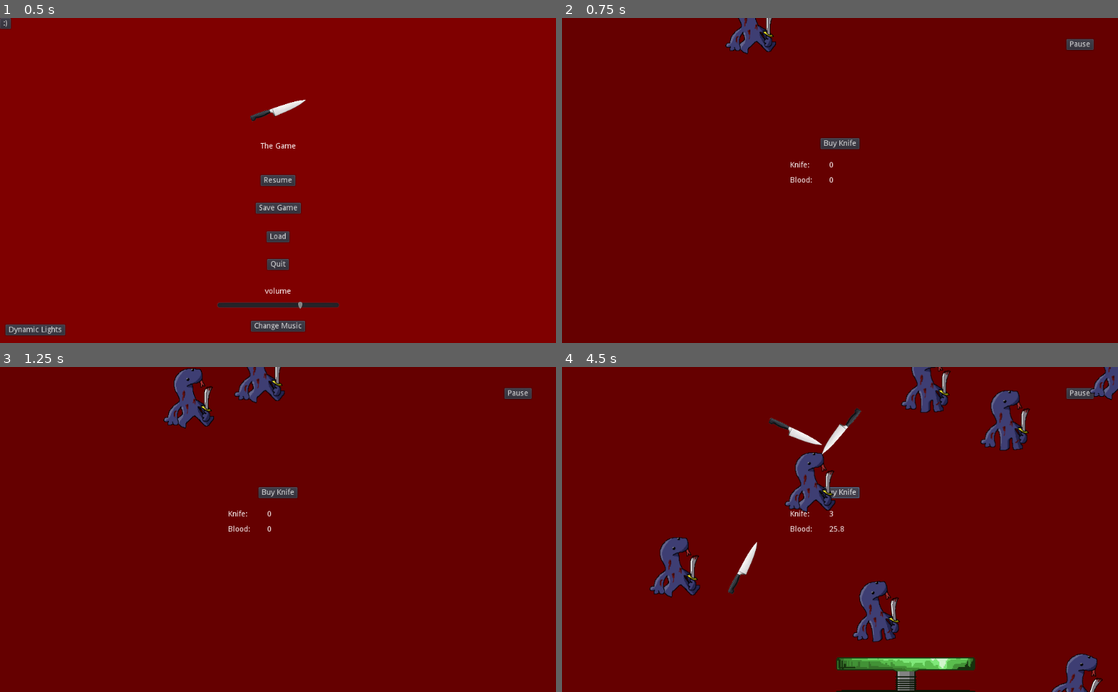
Above: before the commit, frames 1-4 (two rows, left to right).
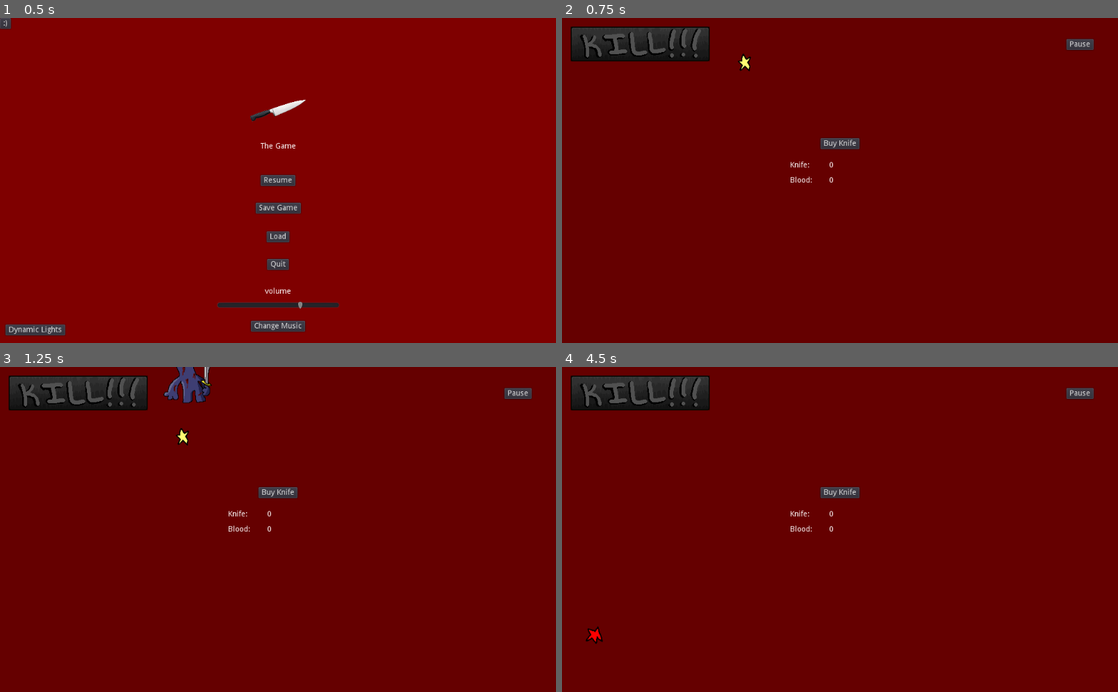
Above: after the commit, the same moments.

Repository: KartoffelDrache/Idle-Game-1
Game: Godot game, scene res://Main.tscn
Same seed, same stepped clock (60 frames per second), same inputs: the game is played once before the commit and once after it. Video files are missing from this copy of the repository; at most half a second of black plays in their place.
Inputs (mouse positions are in pixels of both pictures, inside the frame that each line leads up to):
- Up to frame 1 (0.5 s): no input
- Up to frame 2 (0.75 s): click "Resume" at 0.5 s
- Up to frame 3 (1.25 s): no input
- Up to frame 4 (4.5 s): click (639, 393) at 1.27 s; click "Buy Knife" at 2 s; click "Buy Knife" at 2.75 s; click (639, 393) at 3.52 s; click "Buy Knife" at 4.25 s

Frame 1 is identical in both runs. In frame 2, 3.4% of the frame differs, in the area x 1-39%, y 0-17%; in frame 3, 4.5%; in frame 4, 10%, in the area x 1-100%, y 0-100%.

Commit message:
update 2

Diff:
--- a/Dude.tscn
+++ b/Dude.tscn
@@ -19,7 +19,7 @@
 radius = 36.0
 height = 38.0
 
-[node name="Dude" type="RigidBody2D"]
+[node name="Dude" type="RigidBody2D" groups=["entities"]]
 physics_material_override = SubResource( 3 )
 gravity_scale = 2.0
 script = ExtResource( 3 )
@@ -27,7 +27,6 @@
 [node name="AnimatedSprite" type="AnimatedSprite" parent="."]
 frames = SubResource( 1 )
 animation = "walk"
-frame = 1
 playing = true
 
 [node name="CollisionShape2D" type="CollisionShape2D" parent="."]
--- a/HUD.gd
+++ b/HUD.gd
@@ -15,6 +15,7 @@
 var spring_switch = true
 export(PackedScene) var knive_scene
 export(PackedScene) var dude_scene
+export(PackedScene) var star_scene
 
 
 func _on_Purchase_pressed():
@@ -72,11 +73,12 @@
 	$SpringSwitch.start()
 
 func _on_SpawnTimer_timeout():
-	var dude = dude_scene.instance()
-	var dude_spawn_location = get_node("DudePath/DudePathLocation")
-	dude_spawn_location.offset = randi()
-	dude.position = dude_spawn_location.position
-	add_child(dude)
+	if play:
+		var dude = dude_scene.instance()
+		var dude_spawn_location = get_node("DudePath/DudePathLocation")
+		dude_spawn_location.offset = randi()
+		dude.position = dude_spawn_location.position
+		add_child(dude)
 
 func _on_PauseScreen_spin():
 	spin = true
@@ -97,7 +99,27 @@
 	if play:
 		emit_signal("bounce")
 
+func _on_KillButton_pressed():
+	get_tree().call_group("entities", "queue_free")
+	sprinkle()
+	#$KillSound.play()
+	$KillEffect.show()
+	$KillEffect.play()
+	play = false
+	$KillTimer.start()
 
+func _on_KillTimer_timeout():
+	play = true
+	$KillEffect.hide()
+
+func sprinkle():
+	var star = star_scene.instance()
+	var star_spawn_location = get_node("StarPath/StarPathLocation")
+	for i in 4:
+		star_spawn_location.offset = randi()
+		star.position = star_spawn_location.position
+		add_child(star)
+		i += 1
 
 """
 signal start_game
--- a/HUD.tscn
+++ b/HUD.tscn
@@ -1,10 +1,16 @@
-[gd_scene load_steps=8 format=2]
+[gd_scene load_steps=16 format=2]
 
 [ext_resource path="res://HUD.gd" type="Script" id=1]
 [ext_resource path="res://Knife.tscn" type="PackedScene" id=2]
 [ext_resource path="res://Dude.tscn" type="PackedScene" id=3]
 [ext_resource path="res://Spring.tscn" type="PackedScene" id=4]
 [ext_resource path="res://Blocky.tscn" type="PackedScene" id=5]
+[ext_resource path="res://KILL_1.png" type="Texture" id=6]
+[ext_resource path="res://KILL_2.png" type="Texture" id=7]
+[ext_resource path="res://KILL_3.png" type="Texture" id=8]
+[ext_resource path="res://earthboundeffect.wav" type="AudioStream" id=9]
+[ext_resource path="res://earthbound.webm" type="VideoStream" id=10]
+[ext_resource path="res://Star.tscn" type="PackedScene" id=11]
 
 [sub_resource type="Curve2D" id=1]
 _data = {
@@ -16,10 +22,24 @@
 "points": PoolVector2Array( 0, 0, 0, 0, 0, 0, 0, 0, 0, 0, 1024, 0 )
 }
 
+[sub_resource type="AnimatedTexture" id=3]
+flags = 4
+frames = 2
+fps = 20.0
+frame_0/texture = ExtResource( 6 )
+frame_1/texture = ExtResource( 7 )
+frame_1/delay_sec = 0.0
+
+[sub_resource type="Curve2D" id=4]
+_data = {
+"points": PoolVector2Array( 0, 0, 0, 0, 256, 40, 0, 0, 0, 0, 208, 64, 0, 0, 0, 0, 152, 64, 0, 0, 0, 0, 88, 64, 0, 0, 0, 0, 48, 56, 0, 0, 0, 0, 24, 40, 0, 0, 0, 0, 256, 40 )
+}
+
 [node name="HUD" type="CanvasLayer"]
 script = ExtResource( 1 )
 knive_scene = ExtResource( 2 )
 dude_scene = ExtResource( 3 )
+star_scene = ExtResource( 11 )
 
 [node name="Background" type="ColorRect" parent="."]
 margin_left = -44.0
@@ -91,9 +111,6 @@
 margin_bottom = 59.0
 text = "Pause"
 
-[node name="Knife" parent="." instance=ExtResource( 2 )]
-visible = false
-
 [node name="KnifePath" type="Path2D" parent="."]
 position = Vector2( 48, 0 )
 curve = SubResource( 1 )
@@ -125,9 +142,43 @@
 [node name="Blocky2" parent="." instance=ExtResource( 5 )]
 position = Vector2( 1792, 568 )
 
+[node name="KillButton" type="TextureButton" parent="."]
+margin_left = 16.0
+margin_top = 16.0
+margin_right = 272.0
+margin_bottom = 80.0
+texture_normal = ExtResource( 8 )
+texture_pressed = ExtResource( 8 )
+texture_hover = SubResource( 3 )
+
+[node name="KillSound" type="AudioStreamPlayer" parent="."]
+stream = ExtResource( 9 )
+
+[node name="KillTimer" type="Timer" parent="."]
+wait_time = 3.203
+
+[node name="KillEffect" type="VideoPlayer" parent="."]
+visible = false
+margin_top = -16.0
+margin_right = 1029.0
+margin_bottom = 632.0
+stream = ExtResource( 10 )
+
+[node name="Star" parent="." instance=ExtResource( 11 )]
+position = Vector2( 336, 56 )
+
+[node name="StarPath" type="Path2D" parent="."]
+curve = SubResource( 4 )
+
+[node name="StarPathLocation" type="PathFollow2D" parent="StarPath"]
+position = Vector2( 256, 40 )
+rotation = 2.67795
+
 [connection signal="visibility_changed" from="." to="." method="_on_HUD_visibility_changed"]
 [connection signal="pressed" from="Purchase" to="." method="_on_Purchase_pressed"]
 [connection signal="pressed" from="Pause" to="." method="_on_Pause_pressed"]
 [connection signal="timeout" from="SpawnTimer" to="." method="_on_SpawnTimer_timeout"]
 [connection signal="bounce" from="Spring" to="." method="_on_Spring_bounce"]
 [connection signal="timeout" from="SpringSwitch" to="." method="_on_SpringSwitch_timeout"]
+[connection signal="pressed" from="KillButton" to="." method="_on_KillButton_pressed"]
+[connection signal="timeout" from="KillTimer" to="." method="_on_KillTimer_timeout"]
--- a/Knife.tscn
+++ b/Knife.tscn
@@ -2,7 +2,7 @@
 
 [ext_resource path="res://Silver-Kitchen-Knife-Transparent-Background.png" type="Texture" id=1]
 
-[node name="Knife" type="Node2D"]
+[node name="Knife" type="Node2D" groups=["entities"]]
 scale = Vector2( 0.2, 0.2 )
 
 [node name="Sprite" type="Sprite" parent="."]
--- a/Main.gd
+++ b/Main.gd
@@ -3,11 +3,19 @@
 #func _ready():
 #func _process(delta):
 var file_data
+var cursor_val = 1
 signal saving
 signal loaded
+var arrow1 = load("res://SMILEYSNICKER1.png")
+var arrow2 = load("res://SMILEYSNICKER2.png")
+var arrow3 = load("res://SMILEYSNICKER3.png")
+var arrow4 = load("res://SMILEYSNICKER4.png")
+var pointer = load("res://SMILEYSNICKER5.png")
 
 func _ready():
 	$Music.play()
+	$MiceChange.start()
+	Input.set_custom_mouse_cursor(pointer, Input.CURSOR_POINTING_HAND)
 
 
 func _on_HUD_paused():
@@ -70,6 +78,25 @@
 func _on_HUD_bounce():
 	$BounceSound.play()
 
-
 func _on_HUD_purchase():
 	$Purchase.play()
+
+func _on_MiceChange_timeout():
+	Input.set_default_cursor_shape(Input.CURSOR_ARROW)
+	if cursor_val == 1:
+		Input.set_custom_mouse_cursor(arrow1)
+		cursor_val = 2
+	elif cursor_val == 2:
+		Input.set_custom_mouse_cursor(arrow2)
+		cursor_val = 3
+	elif cursor_val == 3:
+		Input.set_custom_mouse_cursor(arrow3)
+		cursor_val = 4
+	elif cursor_val == 4:
+		Input.set_custom_mouse_cursor(arrow4)
+		cursor_val = 1
+
+func _process(delta):
+	if Input.is_action_pressed("click"):
+		Input.set_default_cursor_shape(Input.CURSOR_POINTING_HAND)
+		Input.set_custom_mouse_cursor(pointer, Input.CURSOR_POINTING_HAND)
--- a/Main.tscn
+++ b/Main.tscn
@@ -38,6 +38,9 @@
 [node name="Purchase" type="AudioStreamPlayer" parent="."]
 stream = ExtResource( 9 )
 
+[node name="MiceChange" type="Timer" parent="."]
+wait_time = 0.08
+
 [connection signal="loaded" from="." to="HUD" method="_on_Main_loaded"]
 [connection signal="saving" from="." to="HUD" method="_on_Main_saving"]
 [connection signal="bounce" from="HUD" to="." method="_on_HUD_bounce"]
@@ -52,3 +55,4 @@
 [connection signal="spin" from="PauseScreen" to="." method="_on_PauseScreen_spin"]
 [connection signal="spin" from="PauseScreen" to="HUD" method="_on_PauseScreen_spin"]
 [connection signal="volume" from="PauseScreen" to="." method="_on_PauseScreen_volume"]
+[connection signal="timeout" from="MiceChange" to="." method="_on_MiceChange_timeout"]
--- /dev/null
+++ b/Star.gd
@@ -0,0 +1,8 @@
+extends RigidBody2D
+
+func _ready():
+	var star_type = $AnimatedSprite.frames.get_animation_names()
+	$AnimatedSprite.animation = star_type[randi() % star_type.size()]
+
+func _on_VisibilityNotifier2D_screen_exited():
+	queue_free()
--- /dev/null
+++ b/Star.tscn
@@ -0,0 +1,47 @@
+[gd_scene load_steps=8 format=2]
+
+[ext_resource path="res://star_particle3.png" type="Texture" id=1]
+[ext_resource path="res://star_particle4.png" type="Texture" id=2]
+[ext_resource path="res://star_particle1.png" type="Texture" id=3]
+[ext_resource path="res://star_particle5.png" type="Texture" id=4]
+[ext_resource path="res://star_particle2.png" type="Texture" id=5]
+[ext_resource path="res://Star.gd" type="Script" id=6]
+
+[sub_resource type="SpriteFrames" id=1]
+animations = [ {
+"frames": [ ExtResource( 3 ) ],
+"loop": true,
+"name": "1",
+"speed": 5.0
+}, {
+"frames": [ ExtResource( 5 ) ],
+"loop": true,
+"name": "2",
+"speed": 5.0
+}, {
+"frames": [ ExtResource( 1 ) ],
+"loop": true,
+"name": "3",
+"speed": 5.0
+}, {
+"frames": [ ExtResource( 2 ) ],
+"loop": true,
+"name": "4",
+"speed": 5.0
+}, {
+"frames": [ ExtResource( 4 ) ],
+"loop": true,
+"name": "5",
+"speed": 5.0
+} ]
+
+[node name="Star" type="RigidBody2D"]
+script = ExtResource( 6 )
+
+[node name="AnimatedSprite" type="AnimatedSprite" parent="."]
+frames = SubResource( 1 )
+animation = "1"
+
+[node name="VisibilityNotifier2D" type="VisibilityNotifier2D" parent="."]
+
+[connection signal="screen_exited" from="VisibilityNotifier2D" to="." method="_on_VisibilityNotifier2D_screen_exited"]
--- a/project.godot
+++ b/project.godot
@@ -14,9 +14,21 @@
 run/main_scene="res://Main.tscn"
 config/icon="res://icon.png"
 
+[global]
+
+display=false
+
 [gui]
 
 common/drop_mouse_on_gui_input_disabled=true
+
+[input]
+
+click={
+"deadzone": 0.5,
+"events": [ Object(InputEventMouseButton,"resource_local_to_scene":false,"resource_name":"","device":0,"alt":false,"shift":false,"control":false,"meta":false,"command":false,"button_mask":0,"position":Vector2( 0, 0 ),"global_position":Vector2( 0, 0 ),"factor":1.0,"button_index":1,"pressed":false,"doubleclick":false,"script":null)
+ ]
+}
 
 [physics]
 
Binary file added: KILL_1.png
Not shown, added: KILL_1.png.import
Binary file added: KILL_2.png
Not shown, added: KILL_2.png.import
Binary file added: KILL_3.png
Not shown, added: KILL_3.png.import
Binary file added: SMILEYSNICKER1.png
Not shown, added: SMILEYSNICKER1.png.import
Binary file added: SMILEYSNICKER2.png
Not shown, added: SMILEYSNICKER2.png.import
Binary file added: SMILEYSNICKER3.png
Not shown, added: SMILEYSNICKER3.png.import
(and 16 more such lines)
